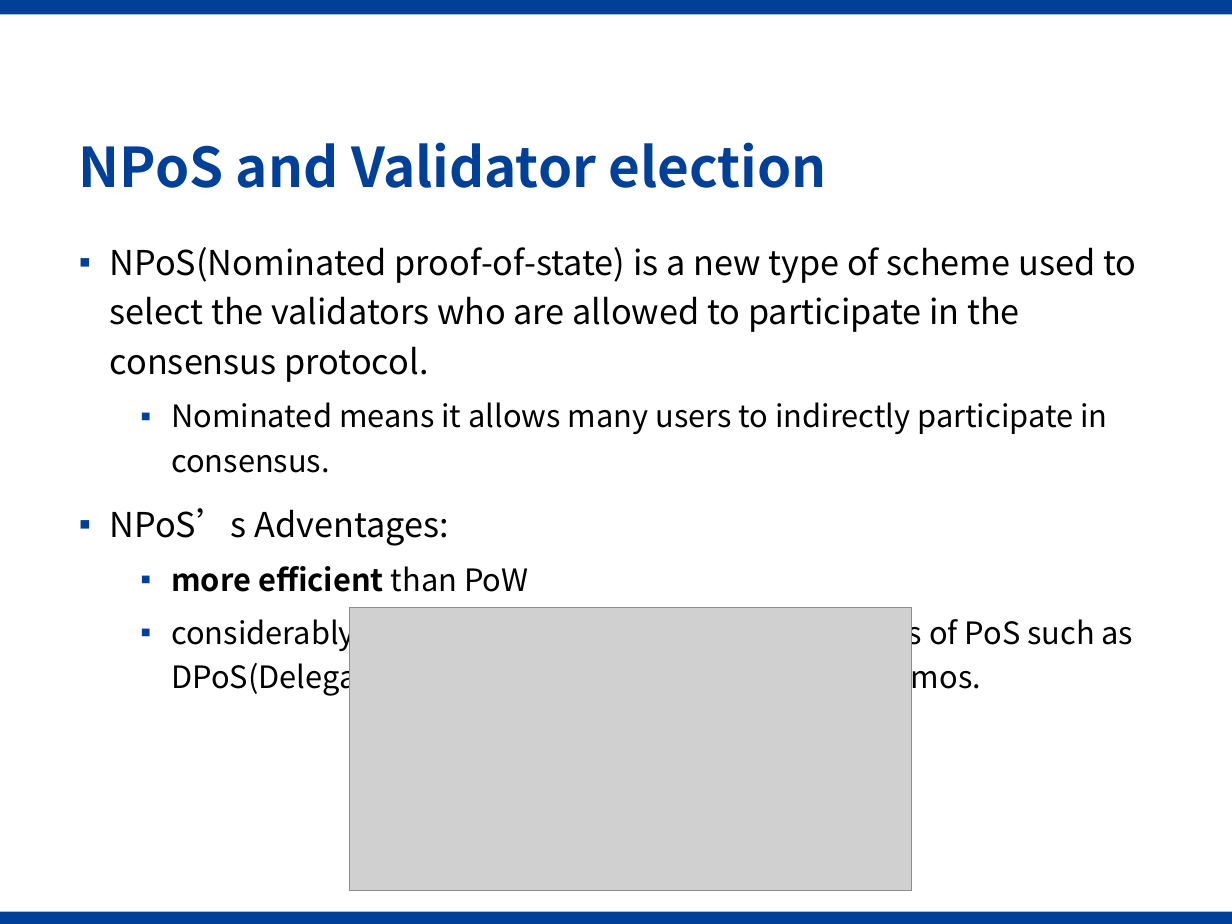
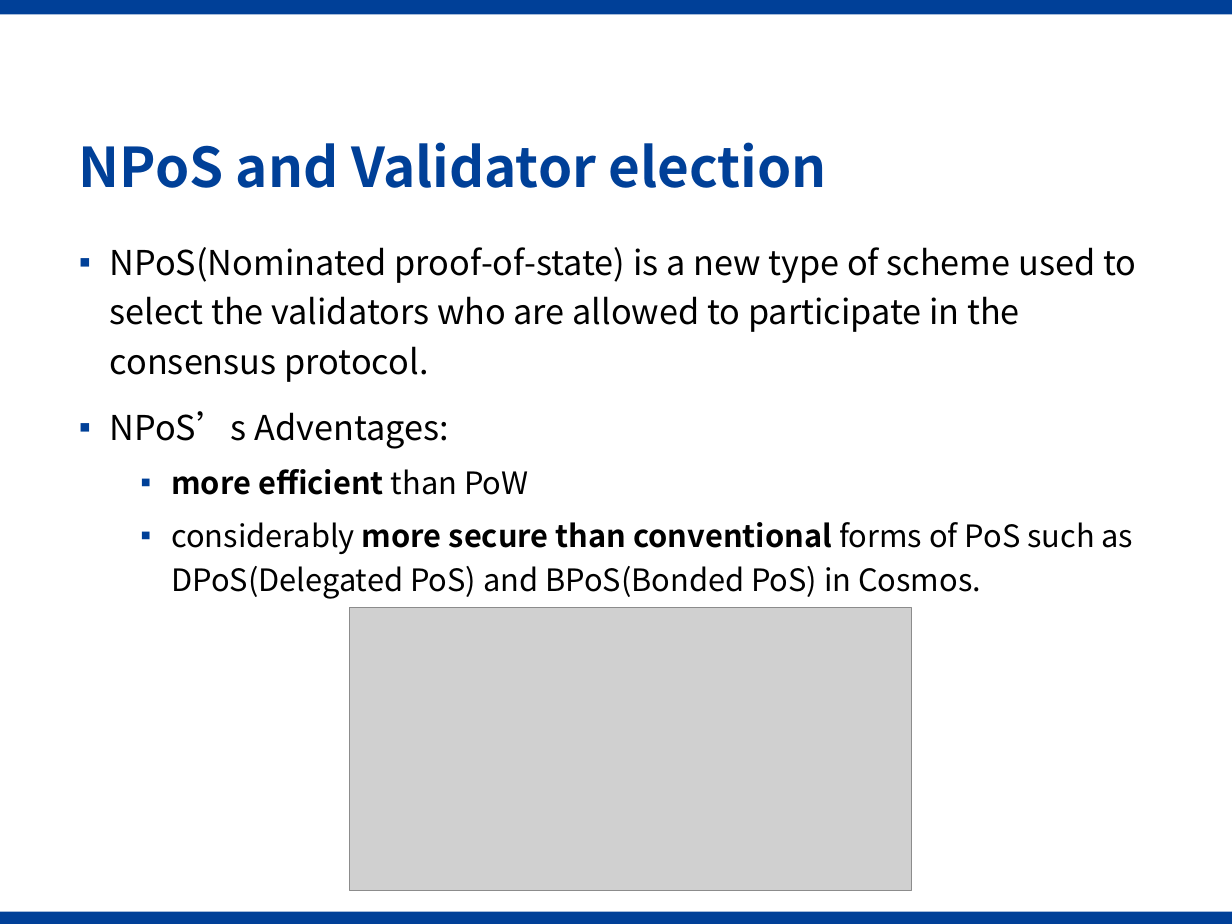
Before and after one commit to Voidkai/Polkadot, a slide deck: slide 4 of PPT/Polkadot-PPT.pptx. Drawn at 1232x924 pixels with LibreOffice and Linux fonts; fonts in the diff are those of the drawing; grey boxes stand for pictures; background and template pictures are left out. Boxes give left, top, right and bottom in pixels: in the first picture for what was removed or moved away, otherwise in the second. Text is boxed around its words. In the diff, an @@ line names an element or a change of style, - is before the commit and + after.

```diff
--- a/PPT/Polkadot-PPT.pptx
+++ b/PPT/Polkadot-PPT.pptx
@@ text at [171,402,1107,473]: paragraph removed @@
-  ▪ Nominated means it allows many users to indirectly participate in consensus.
```
Also in this commit, not shown: 1 other slide changed, 1 slide added.
